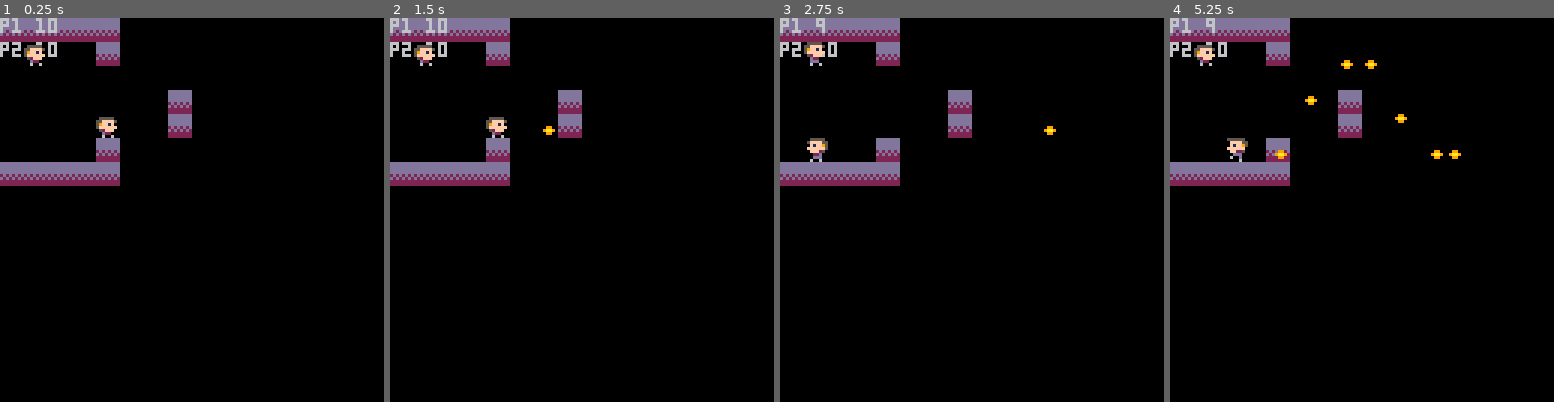
Above: before the commit, frames 1-4 (left to right).
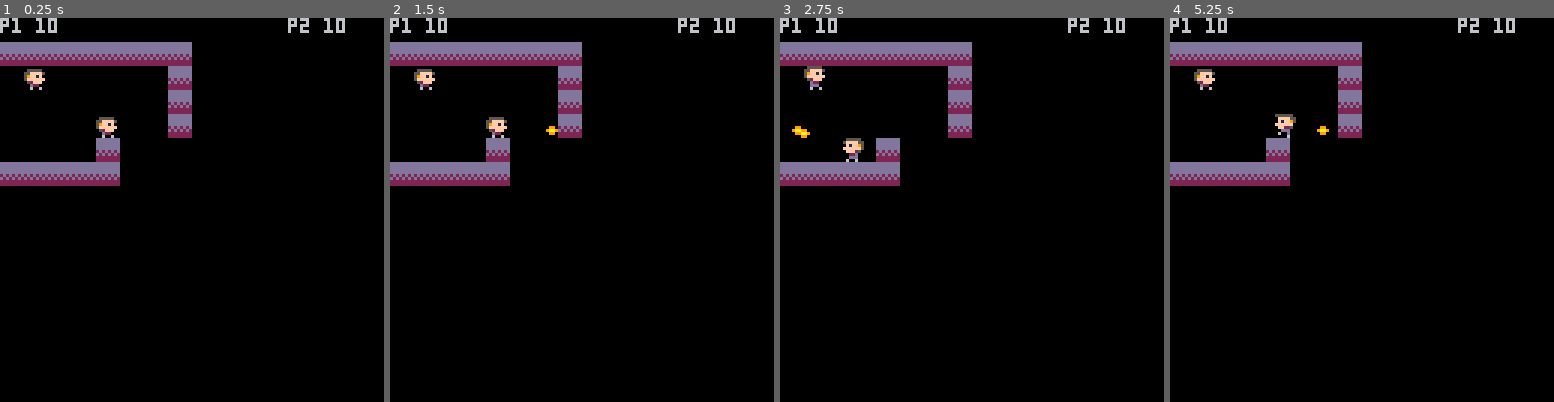
Above: after the commit, the same moments.

Repository: wesen/carts
Game: PICO-8 cartridge bullets.p8
Same seed, same stepped clock (60 frames per second), same inputs: the game is played once before the commit and once after it.
Inputs:
- Up to frame 1 (0.25 s): no input
- Up to frame 2 (1.5 s): tap X (X key) at 1.07 s
- Up to frame 3 (2.75 s): hold Left 1.97-2.37 s; tap X (X key) at 2.07, 2.4, 2.73 s; hold Down from 2.42 s (still down)
- Up to frame 4 (5.25 s): release Down at 2.82 s; hold Right 2.87-3.53 s; tap X (X key) every 0.33 s from 3.07 to 5.07 s; hold Up 3.58-4.08 s; hold Right 4.13-4.53 s; hold Down 4.58-5.08 s; hold Left from 5.13 s (still down)

The runs differ from the first frame. In frame 1, 5.3% of the frame differs, in the area x 0-90%, y 0-19%; in frame 2, 5.3%; in frame 3, 6.0%; in frame 4, 6.2%, in the area x 0-90%, y 0-38%.

Commit message:
wall collision and bullets

Diff:
--- a/bullets.p8
+++ b/bullets.p8
@@ -9,20 +9,20 @@
 end
 
 function collide(o1,o2)
- local hit=o1.x>=o2.x and o1.x<(o2.x+o2.w-1)
+ local hit=o1.x>=o2.x and o1.x<=(o2.x+o2.w-1)
  local h1=hit
- hit=hit or o2.x>=o1.x and o2.x<(o1.x+o1.w-1)
- local h2=o2.x>=o1.x and o2.x<(o1.x+o1.w-1)
- local hit2=o1.y>=o2.y and o1.y<(o2.y+o2.h-1)
- hit2=hit2 or o2.y>=o1.y and o2.y<(o1.y+o1.h-1)
---[[if o2==p1 and o1.typ==typ_blt then
+ hit=hit or o2.x>=o1.x and o2.x<=(o1.x+o1.w-1)
+ local h2=o2.x>=o1.x and o2.x<=(o1.x+o1.w-1)
+ local hit2=o1.y>=o2.y and o1.y<=(o2.y+o2.h-1)
+ hit2=hit2 or o2.y>=o1.y and o2.y<=(o1.y+o1.h-1)
+ if o1==p1 and o2==p2 then
    print_o("o1",o1,16)
    print_o("o2",o2,24)
    print("hit "..tostr(hit).." hit2 "..tostr(hit2),0,32)
    print("h1 "..tostr(h1),0,40)
    print("h2 "..tostr(h2),0,48)
-   if (hit and hit2) x=0+nil
- end]]
+--   if (hit and hit2) x=0+nil
+ end
  return hit and hit2
 end
 
@@ -32,9 +32,9 @@
   f=bor(f,fget(mget(flr(x/8),flr(y/8))))
  end
  upd(x,y)
- upd(x,y+h)
- upd(x+w,y+h)
- upd(x+w,y)
+ upd(x,y+h-1)
+ upd(x+w-1,y+h-1)
+ upd(x+w-1,y)
  return f
 end
 
@@ -53,7 +53,7 @@
 function _init()
  p1=player_ctr(32,32,0)
  add(objs,p1)
- p2=player_ctr(8,8,1)
+ p2=player_ctr(8,16,1)
  add(objs,p2)
 end
 
@@ -68,7 +68,7 @@
  map(0,0,0,0)
  dbg_draw()
  print("p1 "..tostr(p1.score),0,0)
- print("p2 "..tostr(p2.score),0,8)
+ print("p2 "..tostr(p2.score),96,0)
  print("")
  foreach(objs,function(obj)
   obj.draw(obj)
@@ -89,13 +89,11 @@
  w=7,h=8,
  spr=0,
  flp_x=false,
- spd=2,
+ spd=1,
  score=10,
- -- 0: idle, 1: walking
  state=st_idle,
 
  draw=function(this)
- if (this==p1) get_colliders(p1,typ_plyr)
  this.spr=(this.spr+1)%16
  spr(this.state*2+1+this.spr/8,this.x,this.y,1,1,this.flp_x,false)
  end,
@@ -122,13 +120,19 @@
 
  if btnp(5,idx) then
   -- create a new bullet and add it to the objects of the game
-  local nx=1
-  if (this.flp_x) nx=-1
-  add(objs,blt_ctr(this.x,this.y,nx))
+  local x,nx
+  if this.flp_x then
+   nx=-1
+   x=this.x-4
+  else
+   nx=1
+   x=this.x+7
+  end
+  add(objs,blt_ctr(x,this.y,nx))
   sfx(0)
  end
 
- f=get_hitbox_flags(this.x,this.y,7,7)
+ f=get_hitbox_flags(this.x,this.y,this.w,this.h)
  if count(get_colliders(this,typ_plyr))>0 or band(f,1)==1 then
   this.x=px
   this.y=py
@@ -143,19 +147,21 @@
  local obj={
   typ=typ_blt,
   dx=dx,
-  x=x+(dx+1)/2*8-2,y=y,
+  x=x,y=y,
   w=4,h=3,
   spr=16,
   update=function(this)
+ local f=get_hitbox_flags(this.x,this.y,this.w,this.h)
+ if (band(f,1)==1) del(objs, this)
+ for o in all(get_colliders(this,typ_plyr)) do
+  del(objs,this)
+  o.score-=1
+ end
  this.x+=this.dx
+
 end,
   draw=function(this)
   spr(this.spr,this.x,this.y)
- for o in all(get_colliders(this,typ_plyr)) do
-  this.spr=17
-  del(objs,this)
-  o.score-=1
- end
 end
 }
  return obj
@@ -209,9 +215,9 @@
 0000000000000000000000000000000000000000000000000000000000000000010000000000000000000000000000000000000000000000000000000000000000000000000000000000000000000000000000000000000000000000000000000000000000000000000000000000000000000000000000000000000000000000
 0000000000000000000000000000000000000000000000000000000000000000000000000000000000000000000000000000000000000000000000000000000000000000000000000000000000000000000000000000000000000000000000000000000000000000000000000000000000000000000000000000000000000000
 __map__
-2020202020000000000000000000000000000000000000000000000000000000000000000000000000000000000000000000000000000000000000000000000000000000000000000000000000000000000000000000000000000000000000000000000000000000000000000000000000000000000000000000000000000000
-0000000020000000000000000000000000000000000000000000000000000000000000000000000000000000000000000000000000000000000000000000000000000000000000000000000000000000000000000000000000000000000000000000000000000000000000000000000000000000000000000000000000000000
 0000000000000000000000000000000000000000000000000000000000000000000000000000000000000000000000000000000000000000000000000000000000000000000000000000000000000000000000000000000000000000000000000000000000000000000000000000000000000000000000000000000000000000
+2020202020202020000000000000000000000000000000000000000000000000000000000000000000000000000000000000000000000000000000000000000000000000000000000000000000000000000000000000000000000000000000000000000000000000000000000000000000000000000000000000000000000000
+0000000000000020000000000000000000000000000000000000000000000000000000000000000000000000000000000000000000000000000000000000000000000000000000000000000000000000000000000000000000000000000000000000000000000000000000000000000000000000000000000000000000000000
 0000000000000020000000000000000000000000000000000000000000000000000000000000000000000000000000000000000000000000000000000000000000000000000000000000000000000000000000000000000000000000000000000000000000000000000000000000000000000000000000000000000000000000
 0000000000000020000000000000000000000000000000000000000000000000000000000000000000000000000000000000000000000000000000000000000000000000000000000000000000000000000000000000000000000000000000000000000000000000000000000000000000000000000000000000000000000000
 0000000020000000000000000000000000000000000000000000000000000000000000000000000000000000000000000000000000000000000000000000000000000000000000000000000000000000000000000000000000000000000000000000000000000000000000000000000000000000000000000000000000000000
